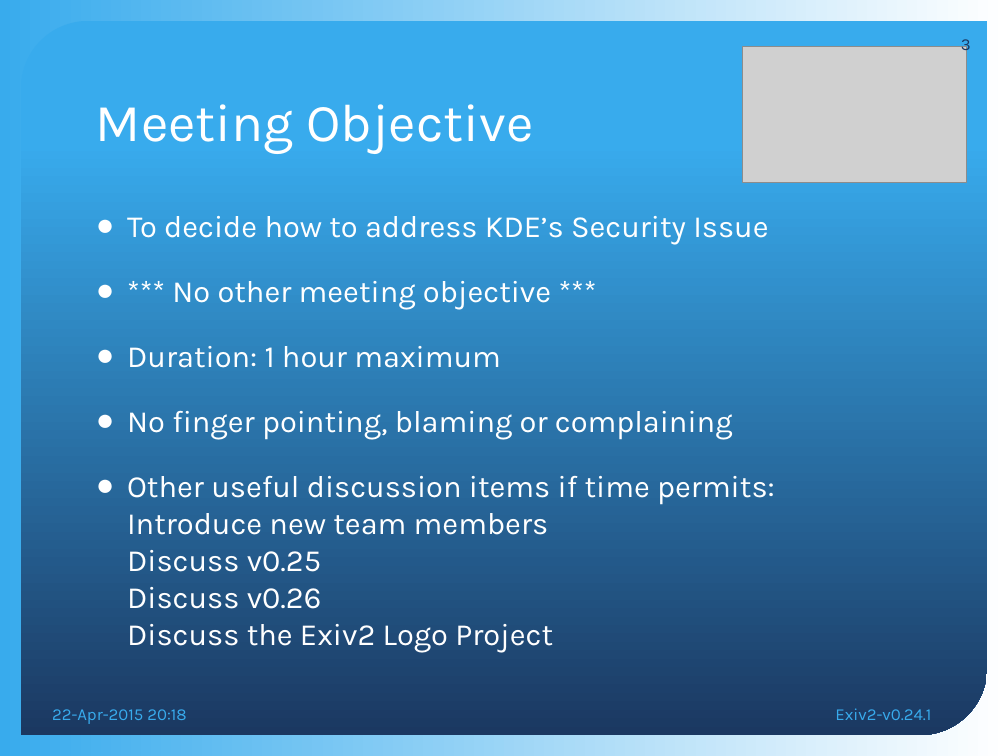
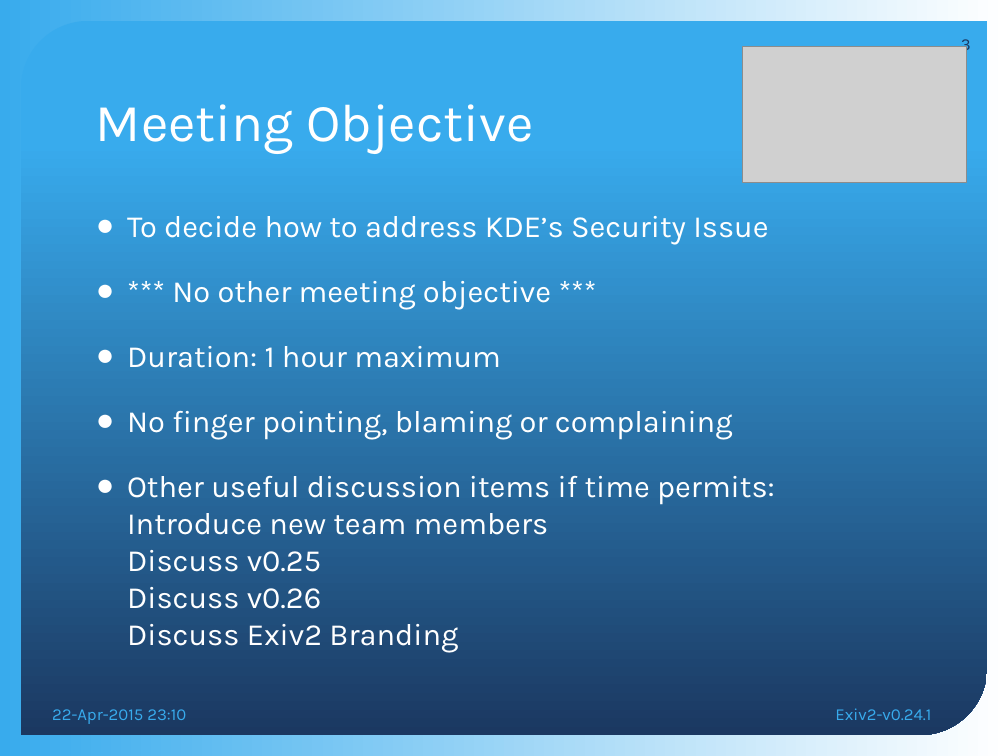
Before and after one commit to nehaljwani/team.exiv2.org, a slide deck: slide 3 of meetings/Exiv2-v0.24.1.pptx. Drawn at 1008x756 pixels with LibreOffice and Linux fonts; fonts in the diff are those of the drawing; grey boxes stand for pictures; background and template pictures are left out. Boxes give left, top, right and bottom in pixels: in the first picture for what was removed or moved away, otherwise in the second. Text is boxed around its words. In the diff, an @@ line names an element or a change of style, - is before the commit and + after.

```diff
--- a/meetings/Exiv2-v0.24.1.pptx
+++ b/meetings/Exiv2-v0.24.1.pptx
@@ text at bbox=[127, 476, 775, 652]: text changed @@
-● Other useful discussion items if time permits:
-  Introduce new team members
-  Discuss v0.25
-  Discuss v0.26
-  Discuss the Exiv2 Logo Project
+● Other useful discussion items if time permits:
+  Introduce new team members
+  Discuss v0.25
+  Discuss v0.26
+  Discuss Exiv2 Branding
@@ text at bbox=[52, 709, 186, 724]: text changed @@
-22-Apr-2015 20:18
+22-Apr-2015 23:10
```
Also in this commit, not shown: 8 other slides changed, 1 other file.
